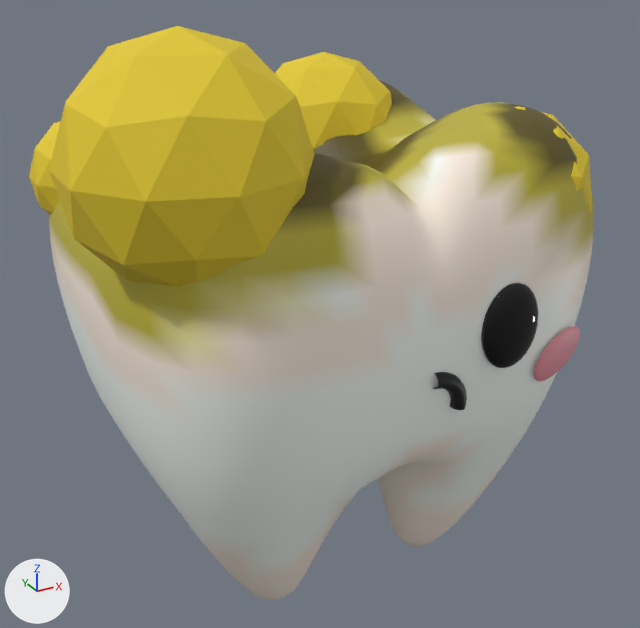
A saved change to the glTF model gigidemineralisasi.glb.
The view is the same before and after, from a 50 mm lens placed at (-2.17, -4.08, 1.99), pointed at (0.02, -0.11, 0.0). Arrows for +X, +Y and +Z are at lower left; the lights stay in place. Where no turn or scale is listed for an object, it has been applied to the vertices. Vertices at the same position are counted once.
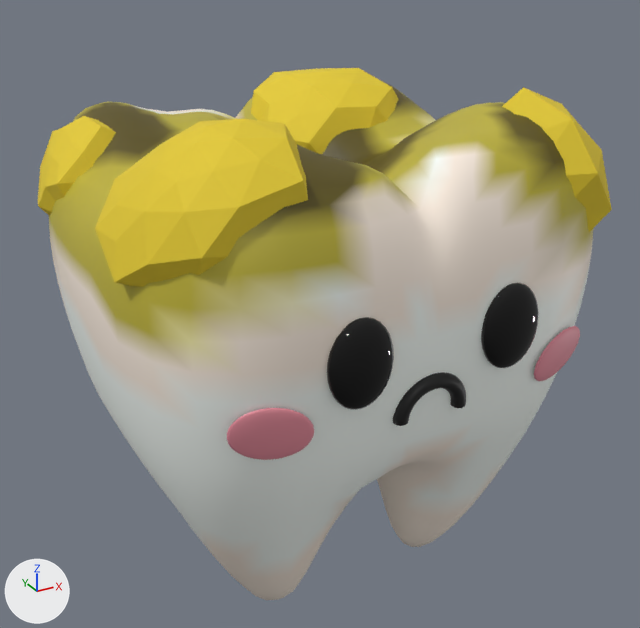
Where the change shows, as pixel boxes [x1, y1, x2, y2] in the pictures (640 x 628 px):
'Icosphere', reshaped (20% narrower, 35% shorter)
    before: [49, 26, 315, 287]
    after: [95, 119, 308, 287]
'Icosphere.001', reshaped
    before: [275, 52, 392, 150]
    after: [251, 68, 399, 154]
'Plane', reshaped (261% wider, 49% taller)
    before: [481, 283, 539, 368]
    after: [327, 283, 539, 410]
'Icosphere.002', reshaped
    before: [514, 106, 592, 212]
    after: [502, 87, 612, 232]
'Plane.001', reshaped (653% wider, 141% taller)
    before: [534, 326, 580, 381]
    after: [227, 326, 580, 460]
'Icosphere.003', reshaped
    before: [29, 121, 61, 214]
    after: [38, 116, 116, 215]
'Torus', reshaped
    before: [433, 372, 467, 410]
    after: [393, 372, 466, 426]
part 1 of me_plane, added (black)
    after: [327, 317, 394, 410]
part 2 of me_torus, built on
    before: [433, 372, 467, 410]
    after: [393, 372, 466, 426]
part 8 of me_plane_001, added
    after: [227, 408, 314, 460]

The change, as a diff of the scene's bpy script:
```diff
--- a/gigidemineralisasi.glb.py
+++ b/gigidemineralisasi.glb.py
@@ me_plane @@
 me_plane.from_pydata(...)  # 482 vertices, 960 faces; spans x 0.8..1.123, y 0.102..0.22, z -0.763..-0.336
+# me_plane part 1: a new loose piece, a UV sphere (32 segments, 16 rings, poles along z) spanning x -0.004..0.319, y 0.102..0.22, z -0.763..-0.336, in mat_material_001 (black #000000)
 me_plane.materials.append(mat_material_001)
@@ me_torus @@
-me_torus.from_pydata(...)  # 168 vertices, 322 faces; spans x 0.0..0.202, y -0.055..0.042, z -0.027..0.201
+me_torus.from_pydata(...)  # 1274 vertices, 2544 faces; spans x -0.199..0.199, y -0.053..0.038, z -0.021..0.199
+# me_torus part 2: 168 vertices removed from x 0.0..0.202, y -0.055..0.042, z -0.027..0.201; 1274 vertices added at x -0.199..0.199, y -0.053..0.038, z -0.021..0.199
+# me_torus part 3: the surface is now shaded flat
 me_torus.materials.append(mat_material_002)
@@ me_icosphere @@
-me_icosphere.from_pydata(...)  # 42 vertices, 80 faces; spans x -0.512..0.512, y -0.539..0.539, z -0.539..0.539
+me_icosphere.from_pydata(...)  # 42 vertices, 80 faces; spans x -0.343..0.529, y -0.424..0.491, z -0.499..0.163
+# me_icosphere part 4: 42 of 42 vertices moved; they spanned x -0.512..0.512, y -0.539..0.539, z -0.539..0.539 and now span x -0.343..0.529, y -0.424..0.491, z -0.499..0.163; mean shift (0.067, 0.005, -0.108); largest move (-0.229, 0.166, 0.458) -> (-0.02, 0.102, 0.084)
 me_icosphere.materials.append(mat_material_007)
@@ me_icosphere_001 @@
-me_icosphere_001.from_pydata(...)  # 42 vertices, 80 faces; spans x -0.437..0.437, y -0.459..0.459, z -0.459..0.459
+me_icosphere_001.from_pydata(...)  # 42 vertices, 80 faces; spans x -0.466..0.69, y -0.473..0.559, z -0.4..0.35
+# me_icosphere_001 part 5: 42 of 42 vertices moved; they spanned x -0.437..0.437, y -0.459..0.459, z -0.459..0.459 and now span x -0.466..0.69, y -0.473..0.559, z -0.4..0.35; mean shift (-0.003, 0.009, 0.054); largest move (0.0, 0.0, -0.459) -> (-0.336, -0.177, -0.058)
 me_icosphere_001.materials.append(mat_material_007)
@@ me_icosphere_002 @@
-me_icosphere_002.from_pydata(...)  # 42 vertices, 80 faces; spans x -0.412..0.412, y -0.43..0.43, z -0.43..0.43
+me_icosphere_002.from_pydata(...)  # 42 vertices, 80 faces; spans x -0.538..0.485, y -0.462..0.531, z -0.464..0.522
+# me_icosphere_002 part 6: 42 of 42 vertices moved; they spanned x -0.412..0.412, y -0.43..0.43, z -0.43..0.43 and now span x -0.538..0.485, y -0.462..0.531, z -0.464..0.522; mean shift (0.031, -0.027, 0.029); largest move (-0.07, 0.26, -0.339) -> (0.412, 0.213, -0.346)
 me_icosphere_002.materials.append(mat_material_007)
@@ me_icosphere_003 @@
-me_icosphere_003.from_pydata(...)  # 42 vertices, 80 faces; spans x -0.297..0.297, y -0.312..0.312, z -0.312..0.312
+me_icosphere_003.from_pydata(...)  # 42 vertices, 80 faces; spans x -0.286..0.378, y -0.319..0.396, z -0.302..0.307
+# me_icosphere_003 part 7: 42 of 42 vertices moved; they spanned x -0.297..0.297, y -0.312..0.312, z -0.312..0.312 and now span x -0.286..0.378, y -0.319..0.396, z -0.302..0.307; mean shift (-0.034, 0.004, 0.04); largest move (0.265, 0.0, -0.164) -> (0.314, -0.089, 0.199)
 me_icosphere_003.materials.append(mat_material_007)
@@ me_plane_001 @@
 me_plane_001.from_pydata(...)  # 482 vertices, 960 faces; spans x 0.147..0.51, y -0.072..0.039, z 0.775..1.056
+# me_plane_001 part 8: the loose piece of 482 vertices spanning x 0.147..0.51, y -0.072..0.039, z 0.775..1.056 is copied, and the copy is mirrored in x about its middle, then moved by (-1.588, 0.0, 0.0); it spans x -1.442..-1.079, y -0.072..0.039, z 0.775..1.056
 me_plane_001.materials.append(mat_material_008)
```
